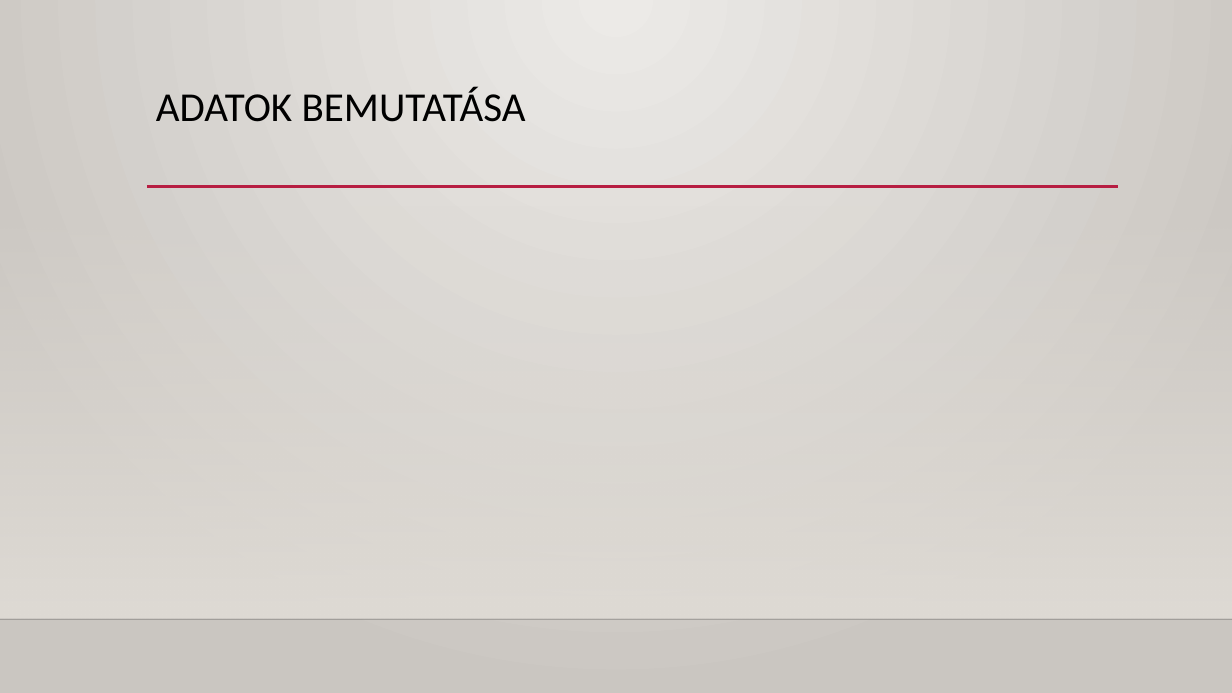
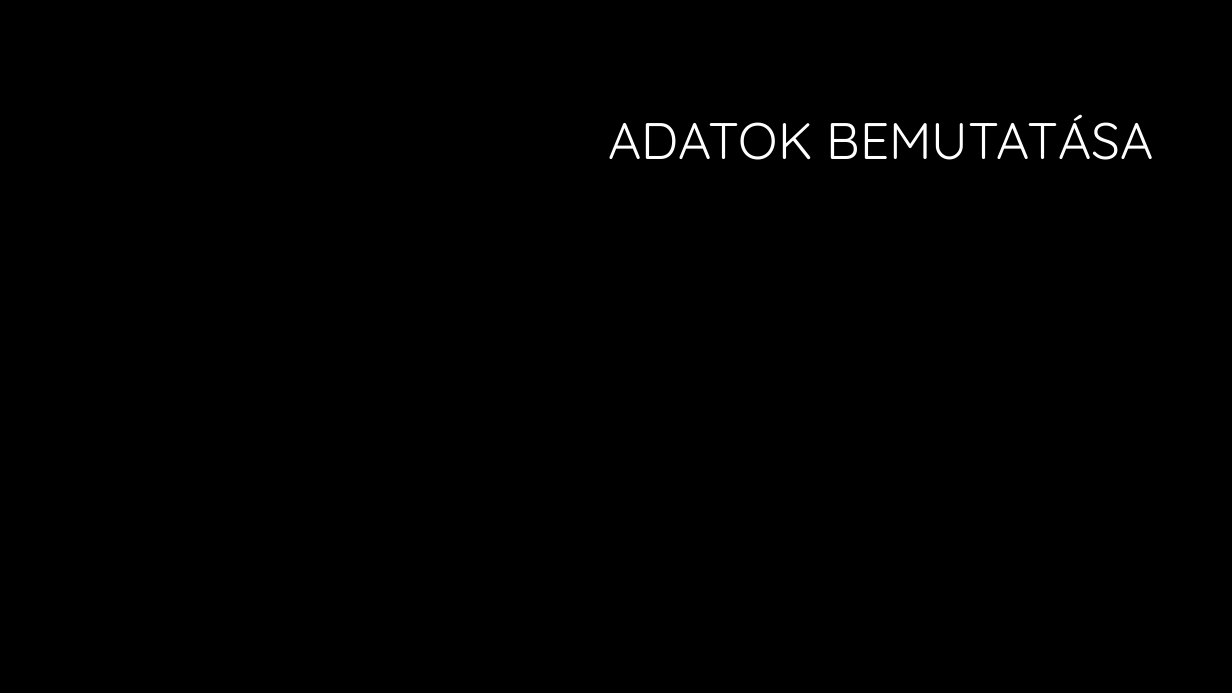
Before and after one commit to DLeves/TobbvaltPet, a slide deck: slide 3 of Prezi.pptx. Drawn at 1232x693 pixels with LibreOffice and Linux fonts; fonts in the diff are those of the drawing; background and template pictures are left out. Boxes give left, top, right and bottom in pixels: in the first picture for what was removed or moved away, otherwise in the second. Text is boxed around its words. In the diff, an @@ line names an element or a change of style, - is before the commit and + after.

```diff
--- a/Prezi.pptx
+++ b/Prezi.pptx
@@ background gradient #ECEAE7 to #CAC7C1 to #000000 @@
@@ title "ADATOK BEMUTATÁSA": place and size @@
-title "ADATOK BEMUTATÁSA" at <box>156,87,526,122</box>
+title "ADATOK BEMUTATÁSA" at <box>609,114,1154,160</box>
@@ title "ADATOK BEMUTATÁSA" at <box>609,114,1154,160</box>: size 32 to 40 pt, font Calibri to Quicksand, text colour #000000 to #FFFFFF; alignment left to right; vertical alignment top to middle @@
@@ rectangle removed at <box>0,204,1232,619</box> @@
@@ line removed from (147, 187) to (1118, 187) @@
@@ line removed from (0, 619) to (1232, 619) @@
```
Also in this commit, not shown: 3 other slides changed, 1 slide added, 1 slide removed, 1 other file.
